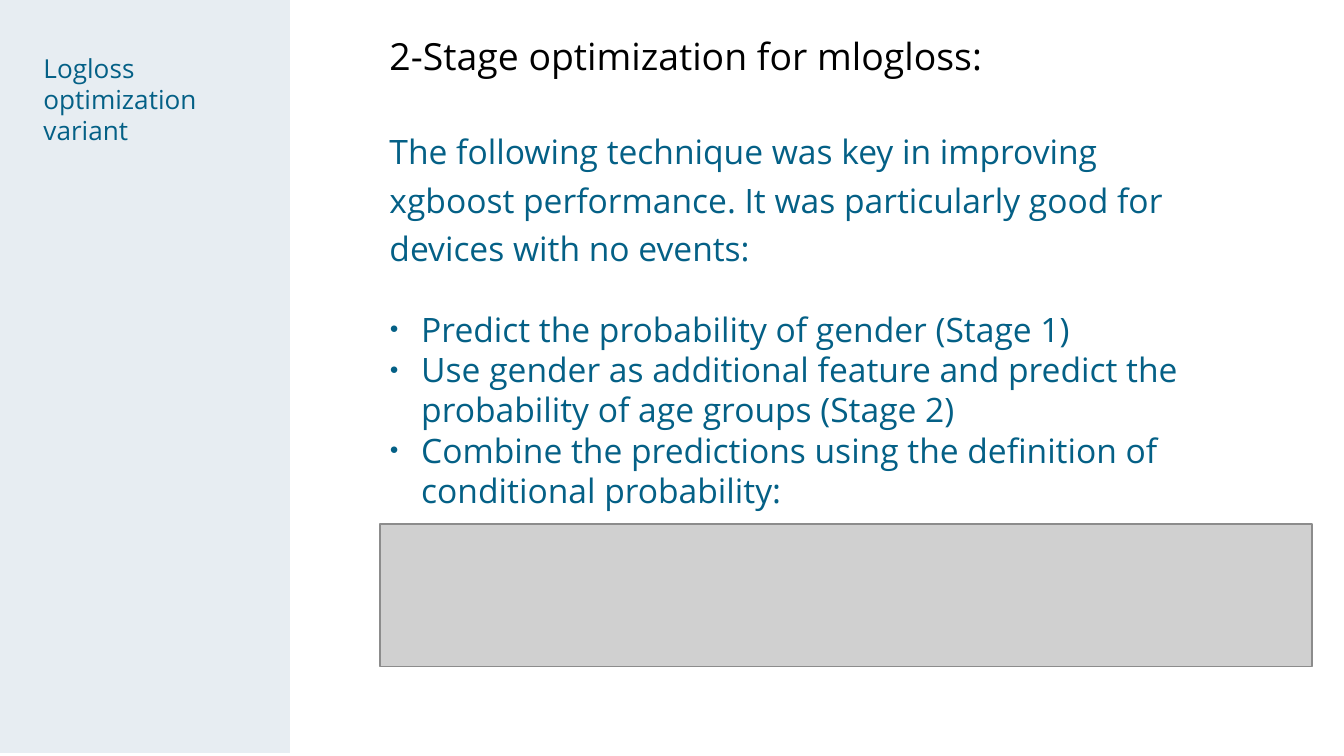
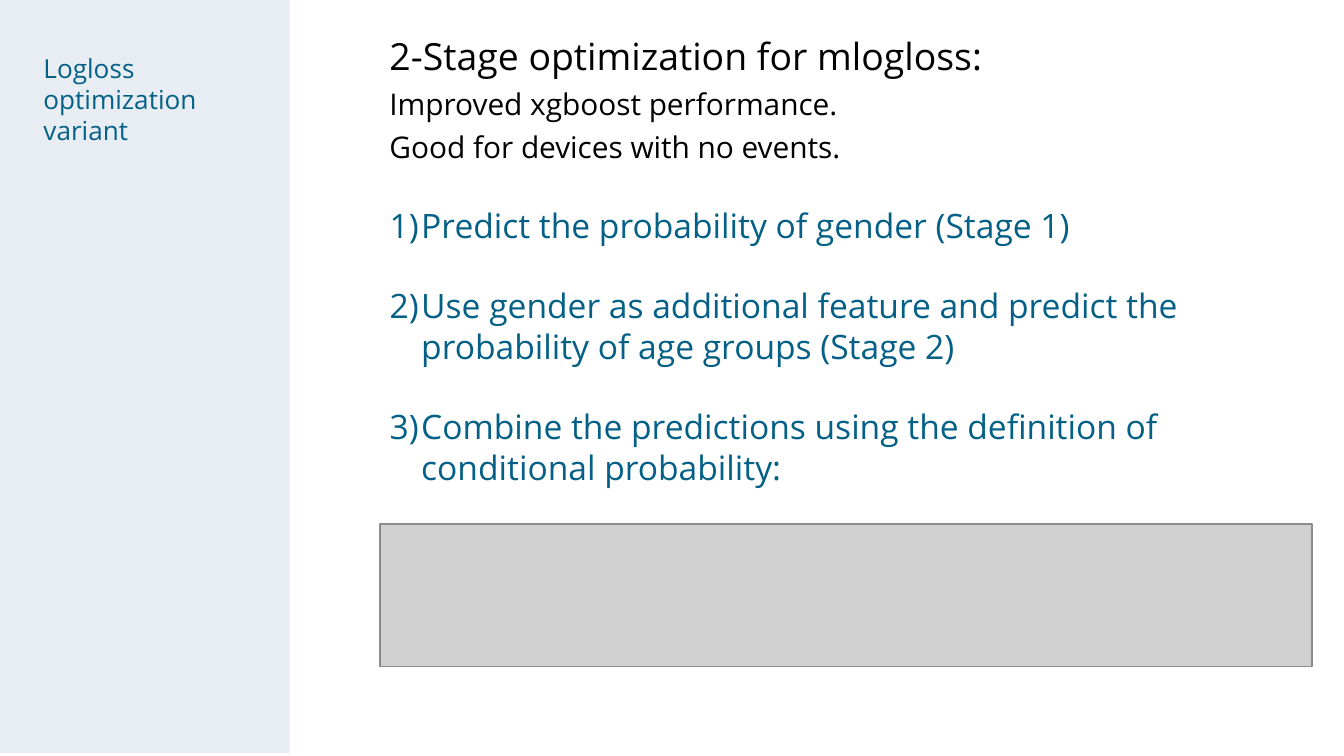
Before and after one commit to chechir/talking_data, a slide deck: slide 15 of brussels/deck_overview_detail.odp (slide 14 before the commit). Drawn at 1344x756 pixels with LibreOffice and Linux fonts; fonts in the diff are those of the drawing; grey boxes stand for pictures. Boxes give left, top, right and bottom in pixels: in the first picture for what was removed or moved away, otherwise in the second. Text is boxed around its words. In the diff, an @@ line names an element or a change of style, - is before the commit and + after.

```diff
--- a/brussels/deck_overview_detail.odp
+++ b/brussels/deck_overview_detail.odp
@@ text at <box>389,92,841,159</box>: text changed; size 18 to 16 pt; text colour #046086 to #000000 @@
-The following technique was key in improving xgboost performance. It was particularly good for devices with no events:
+Improved xgboost performance.
+Good for devices with no events.
@@ text at <box>390,212,1177,488</box>: bullet ● to 1) @@
```
Also in this commit, not shown: 8 other slides changed, 2 slides added, 1 slide removed.
